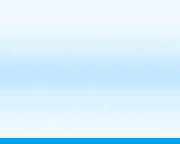
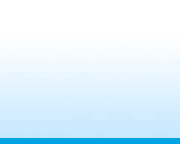
The second 180 × 144 image is a revision of the first. Changes to its layers:
painted on "gradient" (1st of 2, in "hrow-over-azure") over [0, 0, 180, 138]
